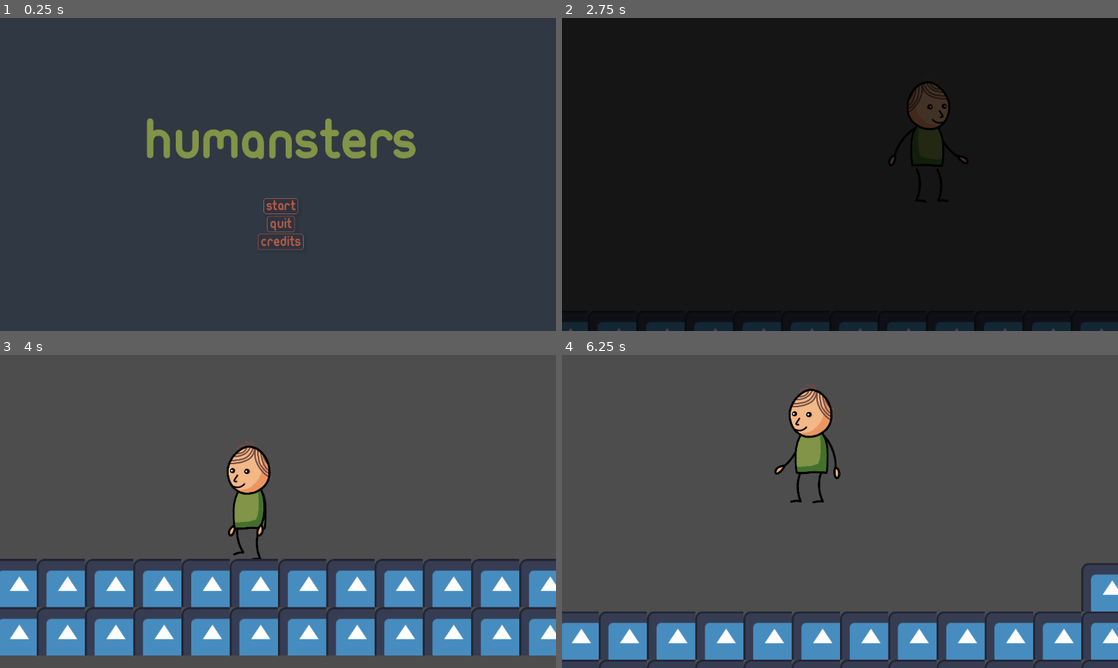
Above: before the commit, frames 1-4 (two rows, left to right).
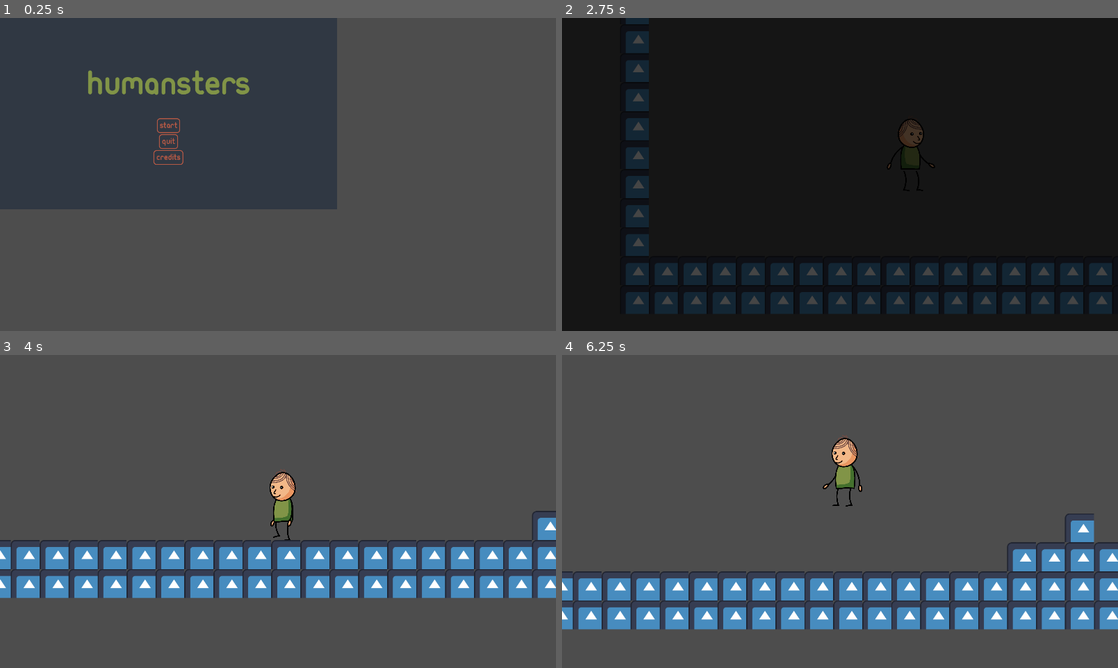
Above: after the commit, the same moments.

Repository: PingGames/GMTK-2023
Game: Godot game, scene res://scenes/welcome-screen.tscn
Same seed, same stepped clock (60 frames per second), same inputs: the game is played once before the commit and once after it. The engine's default icon, where the game draws it, is replaced by a stand-in: a white triangle on a blue panel in a dark square.
Inputs:
- Up to frame 1 (0.25 s): no input
- Up to frame 2 (2.75 s): click "Start" at 0.5 s; click "Start" at 1.25 s; tap Enter at 2 s; hold Right (move_right) from 2.03 s (still down); tap Space (jump) at 2.27 s
- Up to frame 3 (4 s): tap Space (jump) at 3.02 s; release Right (move_right) at 3.53 s; hold Left (move_left) from 3.53 s (still down)
- Up to frame 4 (6.25 s): release Left (move_left) at 4.28 s; hold Right (move_right) 4.28-5.78 s; tap Space (jump) at 4.52, 5.27, 6.02 s; hold Left (move_left) from 5.78 s (still down)

The runs differ from the first frame. In frame 1, 66% of the frame differs, in the area x 0-100%, y 0-100%; in frame 2, 15%; in frame 3, 28%; in frame 4, 26%.

Commit message:
Add 'Yippee!' screen

Diff:
--- a/src/project.godot
+++ b/src/project.godot
@@ -21,6 +21,8 @@
 
 [display]
 
+window/size/viewport_width=1920
+window/size/viewport_height=1080
 window/stretch/mode="viewport"
 
 [input]
--- /dev/null
+++ b/src/scenes/yippee-screen.tscn
@@ -0,0 +1,122 @@
+[gd_scene load_steps=13 format=3 uid="uid://dxovsjssmmnny"]
+
+[ext_resource type="Script" path="res://scripts/you-got-caught-screen.gd" id="1_3hmgj"]
+[ext_resource type="Texture2D" uid="uid://cyovlw6bv0f13" path="res://sprites/you-got-caught-screen.png" id="2_cqtnw"]
+[ext_resource type="FontFile" uid="uid://cywlilm2g8ve0" path="res://fonts/ubuntu-title/ubuntu-title.ttf" id="3_a8pdj"]
+[ext_resource type="StyleBox" uid="uid://bjnrrttliskwu" path="res://styles/button-normal.tres" id="4_4bma8"]
+[ext_resource type="FontFile" uid="uid://dd0ycg7u8niwv" path="res://fonts/ubuntu-titling/ubuntu-titling-bold.ttf" id="4_tjx1b"]
+[ext_resource type="LabelSettings" uid="uid://18lf4n41ffca" path="res://styles/label-text.tres" id="5_13c4k"]
+[ext_resource type="StyleBox" uid="uid://ctjojhhv3g87d" path="res://styles/button-hover.tres" id="5_mvstt"]
+[ext_resource type="StyleBox" uid="uid://bq7if880pxh6l" path="res://styles/button-pressed.tres" id="6_8o38e"]
+
+[sub_resource type="Theme" id="Theme_tc7yb"]
+default_font = ExtResource("3_a8pdj")
+
+[sub_resource type="StyleBoxEmpty" id="StyleBoxEmpty_7t3sb"]
+content_margin_left = 40.0
+
+[sub_resource type="LabelSettings" id="LabelSettings_anq2g"]
+font = ExtResource("4_tjx1b")
+font_size = 226
+font_color = Color(0.870588, 0.623529, 0.278431, 1)
+shadow_color = Color(0, 0, 0, 0.0784314)
+shadow_offset = Vector2(4, 4)
+
+[sub_resource type="StyleBoxEmpty" id="StyleBoxEmpty_w3ktg"]
+content_margin_left = 40.0
+
+[node name="Node2D" type="Node2D"]
+script = ExtResource("1_3hmgj")
+
+[node name="Background" type="ColorRect" parent="."]
+offset_right = 1931.0
+offset_bottom = 1088.0
+size_flags_horizontal = 3
+size_flags_vertical = 3
+color = Color(0.945098, 0.964706, 0.941176, 1)
+
+[node name="Container" type="MarginContainer" parent="."]
+offset_right = 1921.0
+offset_bottom = 1088.0
+
+[node name="Sprite2D" type="Sprite2D" parent="Container"]
+position = Vector2(1083.67, 624.5)
+scale = Vector2(0.891667, 0.891667)
+texture = ExtResource("2_cqtnw")
+
+[node name="VBoxContainer" type="VBoxContainer" parent="Container"]
+layout_mode = 2
+alignment = 1
+
+[node name="Title" type="Label" parent="Container/VBoxContainer"]
+layout_mode = 2
+theme = SubResource("Theme_tc7yb")
+theme_override_colors/font_color = Color(0.505882, 0.580392, 0.278431, 1)
+theme_override_font_sizes/font_size = 125
+theme_override_styles/normal = SubResource("StyleBoxEmpty_7t3sb")
+text = "Yippee!"
+label_settings = SubResource("LabelSettings_anq2g")
+vertical_alignment = 1
+
+[node name="ColorRect2" type="ColorRect" parent="Container/VBoxContainer"]
+custom_minimum_size = Vector2(0, 50)
+layout_mode = 2
+color = Color(1, 1, 1, 0)
+
+[node name="Label" type="Label" parent="Container/VBoxContainer"]
+layout_mode = 2
+theme_override_styles/normal = SubResource("StyleBoxEmpty_w3ktg")
+text = "Great, you did it! Thanks for playing our
+small game, we really appreciate that!"
+label_settings = ExtResource("5_13c4k")
+
+[node name="ColorRect" type="ColorRect" parent="Container/VBoxContainer"]
+custom_minimum_size = Vector2(0, 50)
+layout_mode = 2
+color = Color(1, 1, 1, 0)
+
+[node name="HBoxContainer" type="HBoxContainer" parent="Container/VBoxContainer"]
+layout_mode = 2
+theme_override_constants/separation = 23
+
+[node name="Spacer" type="ColorRect" parent="Container/VBoxContainer/HBoxContainer"]
+layout_mode = 2
+
+[node name="Spacer2" type="ColorRect" parent="Container/VBoxContainer/HBoxContainer"]
+layout_mode = 2
+
+[node name="RetryButton" type="Button" parent="Container/VBoxContainer/HBoxContainer"]
+layout_mode = 2
+size_flags_horizontal = 0
+size_flags_vertical = 4
+mouse_default_cursor_shape = 2
+theme_override_colors/font_color = Color(0.709804, 0.34902, 0.270588, 1)
+theme_override_colors/font_pressed_color = Color(0.945098, 0.964706, 0.941176, 1)
+theme_override_colors/font_hover_color = Color(0.945098, 0.964706, 0.941176, 1)
+theme_override_fonts/font = ExtResource("4_tjx1b")
+theme_override_font_sizes/font_size = 40
+theme_override_styles/normal = ExtResource("4_4bma8")
+theme_override_styles/hover = ExtResource("5_mvstt")
+theme_override_styles/pressed = ExtResource("6_8o38e")
+theme_override_styles/focus = ExtResource("5_mvstt")
+text = "Retry"
+alignment = 0
+
+[node name="MenuButton" type="Button" parent="Container/VBoxContainer/HBoxContainer"]
+layout_mode = 2
+size_flags_horizontal = 4
+size_flags_vertical = 3
+mouse_default_cursor_shape = 2
+theme_override_colors/font_color = Color(0.709804, 0.34902, 0.270588, 1)
+theme_override_colors/font_pressed_color = Color(0.945098, 0.964706, 0.941176, 1)
+theme_override_colors/font_hover_color = Color(0.945098, 0.964706, 0.941176, 1)
+theme_override_fonts/font = ExtResource("4_tjx1b")
+theme_override_font_sizes/font_size = 40
+theme_override_styles/normal = ExtResource("4_4bma8")
+theme_override_styles/hover = ExtResource("5_mvstt")
+theme_override_styles/pressed = ExtResource("6_8o38e")
+theme_override_styles/focus = ExtResource("5_mvstt")
+text = "Menu"
+
+[connection signal="pressed" from="Container/VBoxContainer/HBoxContainer/RetryButton" to="." method="_on_retry_button_pressed"]
+[connection signal="pressed" from="Container/VBoxContainer/HBoxContainer/MenuButton" to="." method="_on_menu_button_pressed"]
--- a/src/styles/button-hover.tres
+++ b/src/styles/button-hover.tres
@@ -1,19 +1,20 @@
 [gd_resource type="StyleBoxFlat" format=3 uid="uid://ctjojhhv3g87d"]
 
 [resource]
-bg_color = Color(0.709804, 0.34902, 0.270588, 0.501961)
-border_width_left = 1
-border_width_top = 1
-border_width_right = 1
-border_width_bottom = 1
+content_margin_left = 10.0
+content_margin_top = 10.0
+content_margin_right = 10.0
+content_margin_bottom = 10.0
+bg_color = Color(0.709804, 0.34902, 0.270588, 1)
+border_width_left = 3
+border_width_top = 3
+border_width_right = 3
+border_width_bottom = 3
 border_color = Color(0.709804, 0.34902, 0.270588, 1)
-corner_radius_top_left = 5
-corner_radius_top_right = 5
-corner_radius_bottom_right = 5
-corner_radius_bottom_left = 5
-expand_margin_left = 5.0
-expand_margin_right = 5.0
-expand_margin_bottom = 1.0
+corner_radius_top_left = 10
+corner_radius_top_right = 10
+corner_radius_bottom_right = 10
+corner_radius_bottom_left = 10
 shadow_color = Color(0, 0, 0, 0.0666667)
 shadow_size = 5
 shadow_offset = Vector2(4, 4)
--- a/src/styles/button-normal.tres
+++ b/src/styles/button-normal.tres
@@ -1,19 +1,21 @@
 [gd_resource type="StyleBoxFlat" format=3 uid="uid://bjnrrttliskwu"]
 
 [resource]
+content_margin_left = 10.0
+content_margin_top = 10.0
+content_margin_right = 10.0
+content_margin_bottom = 10.0
 bg_color = Color(0.709804, 0.34902, 0.270588, 0)
-border_width_left = 1
-border_width_top = 1
-border_width_right = 1
-border_width_bottom = 1
+border_width_left = 3
+border_width_top = 3
+border_width_right = 3
+border_width_bottom = 3
 border_color = Color(0.709804, 0.34902, 0.270588, 1)
-corner_radius_top_left = 5
-corner_radius_top_right = 5
-corner_radius_bottom_right = 5
-corner_radius_bottom_left = 5
-expand_margin_left = 5.0
-expand_margin_right = 5.0
+corner_radius_top_left = 10
+corner_radius_top_right = 10
+corner_radius_bottom_right = 10
+corner_radius_bottom_left = 10
 expand_margin_bottom = 1.0
-shadow_color = Color(0, 0, 0, 0.0666667)
+shadow_color = Color(0, 0, 0, 0)
 shadow_size = 5
 shadow_offset = Vector2(4, 4)
--- a/src/styles/button-pressed.tres
+++ b/src/styles/button-pressed.tres
@@ -1,19 +1,20 @@
 [gd_resource type="StyleBoxFlat" format=3 uid="uid://bq7if880pxh6l"]
 
 [resource]
+content_margin_left = 10.0
+content_margin_top = 10.0
+content_margin_right = 10.0
+content_margin_bottom = 10.0
 bg_color = Color(0.709804, 0.34902, 0.270588, 1)
-border_width_left = 1
-border_width_top = 1
-border_width_right = 1
-border_width_bottom = 1
+border_width_left = 3
+border_width_top = 3
+border_width_right = 3
+border_width_bottom = 3
 border_color = Color(0.709804, 0.34902, 0.270588, 1)
-corner_radius_top_left = 5
-corner_radius_top_right = 5
-corner_radius_bottom_right = 5
-corner_radius_bottom_left = 5
-expand_margin_left = 5.0
-expand_margin_right = 5.0
-expand_margin_bottom = 1.0
+corner_radius_top_left = 10
+corner_radius_top_right = 10
+corner_radius_bottom_right = 10
+corner_radius_bottom_left = 10
 shadow_color = Color(0, 0, 0, 0.0666667)
 shadow_size = 5
 shadow_offset = Vector2(4, 4)
--- /dev/null
+++ b/src/styles/label-text.tres
@@ -0,0 +1,8 @@
+[gd_resource type="LabelSettings" load_steps=2 format=3 uid="uid://18lf4n41ffca"]
+
+[ext_resource type="FontFile" uid="uid://dd0ycg7u8niwv" path="res://fonts/ubuntu-titling/ubuntu-titling-bold.ttf" id="1_5qyd2"]
+
+[resource]
+font = ExtResource("1_5qyd2")
+font_size = 40
+font_color = Color(0.188235, 0.219608, 0.262745, 1)
Not shown, added: src/fonts/ubuntu-titling/GNU Lesser General Public License.txt
Binary file added: src/fonts/ubuntu-titling/ubuntu-titling-bold.ttf
Not shown, added: src/fonts/ubuntu-titling/ubuntu-titling-bold.ttf.import
